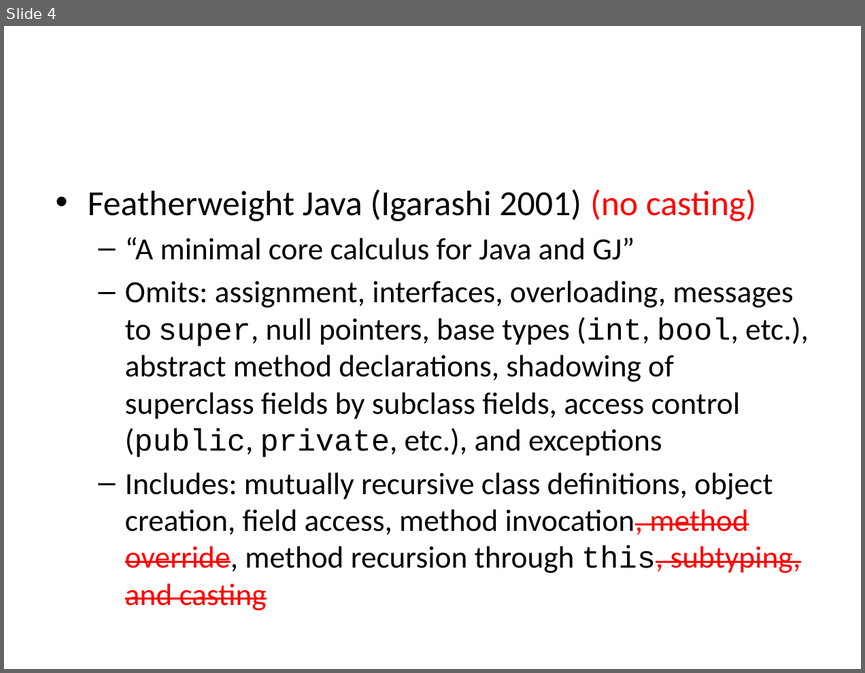
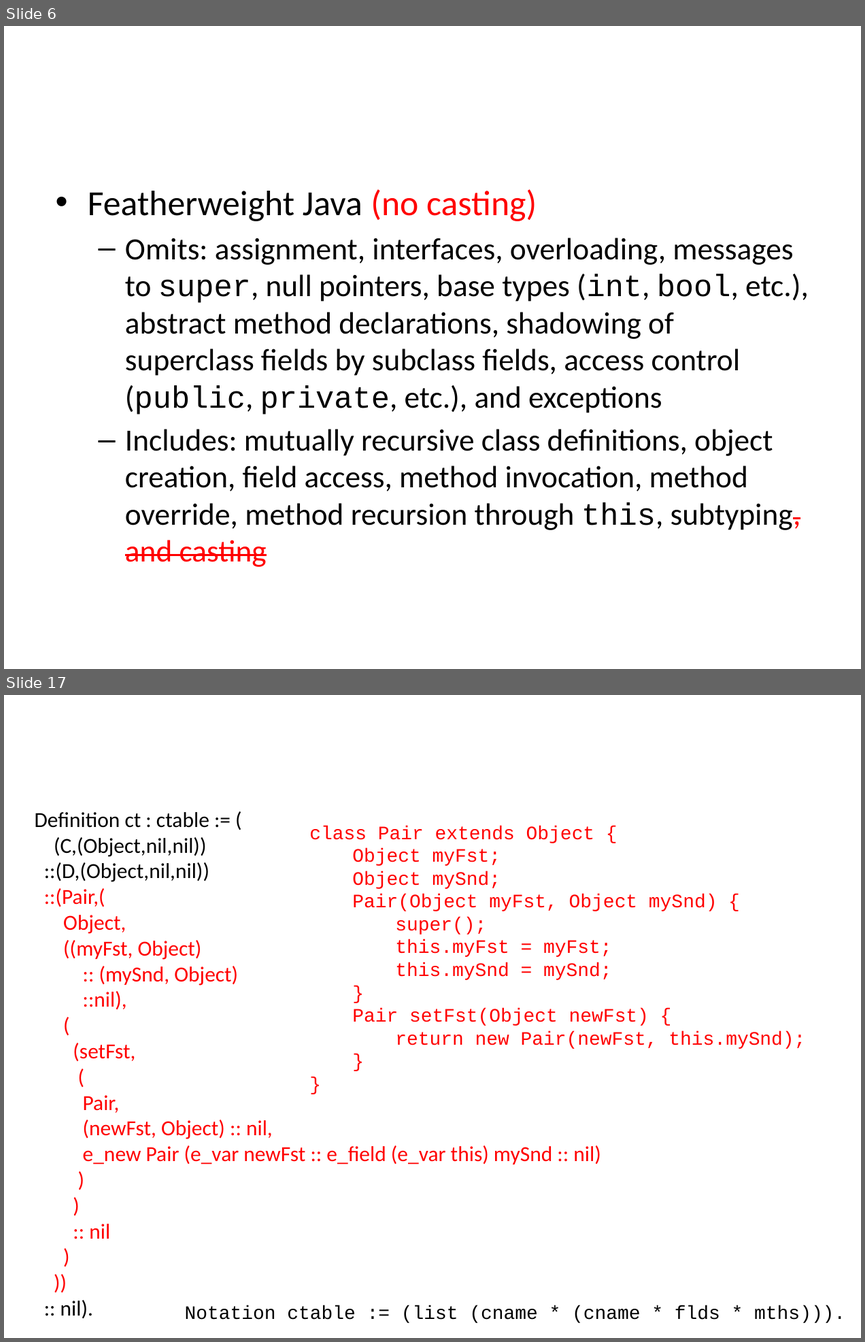
Before and after one commit to tgduckworth/FeatherEvaluator, a slide deck: Document/Presentation.pptx. Shown one above the other, each under a label of ours: slide 4 before the commit, slides 6 and 17 after it; the slides between them are not shown. The pictures are 865x673 and 865x1342 pixels, drawn with LibreOffice and Linux fonts; fonts in the diff are those of the drawing; background and template pictures are left out. Boxes give left, top, right and bottom in pixels: in the first picture for what was removed or moved away, otherwise in the second. Text is boxed around its words. In the diff, an @@ line names an element or a change of style, - is before the commit and + after.

Commit message:
Some changes to the example to make things more readable. Completion of PowerPoint.

```diff
--- a/Document/Presentation.pptx
+++ b/Document/Presentation.pptx
@@ slide 17 added at (4, 695, 861, 1338), background picture (left out) @@
@@ title added at (193, 705, 687, 764), 39.6 pt, text #FFFFFF @@
+Example
@@ text added at (35, 812, 600, 1318), 18 pt, text #FF0000 @@
+Definition ct : ctable := (
+(C,(Object,nil,nil))
+::(D,(Object,nil,nil))
+::(Pair,(
+Object,
+((myFst, Object)
+:: (mySnd, Object)
+::nil),
+(
+(setFst,
+(
+Pair,
+(newFst, Object) :: nil,
+e_new Pair (e_var newFst :: e_field (e_var this) mySnd :: nil)
+)
+)
+:: nil
+)
+))
+:: nil).
@@ text added at (309, 826, 805, 1049), 16 pt, text #FF0000 @@
+class Pair extends Object {
+Object myFst;
+Object mySnd;
+Pair(Object myFst, Object mySnd) {
+super();
+this.myFst = myFst;
+this.mySnd = mySnd;
+}
+Pair setFst(Object newFst) {
+return new Pair(newFst, this.mySnd);
+}
+}
@@ text added at (185, 1305, 845, 1323), 16 pt, text #000000 @@
+Notation ctable := (list (cname * (cname * flds * mths))).
@@ what was slide 4 is now slide 6 @@
@@ slide 6 changed as well @@
@@ text at (88, 189, 536, 221): text changed @@
-• Featherweight Java (Igarashi 2001) (no casting)
-  – “A minimal core calculus for Java and GJ”
+• Featherweight Java (no casting)
@@ text at (125, 429, 801, 567): text colour #FF0000 to #000000, strikethrough off in "invocation, method override, this, subtyping," @@
```
Also in this commit, not shown: 2 other slides changed, 22 other slides added, 4 slides removed, 2 other files.
